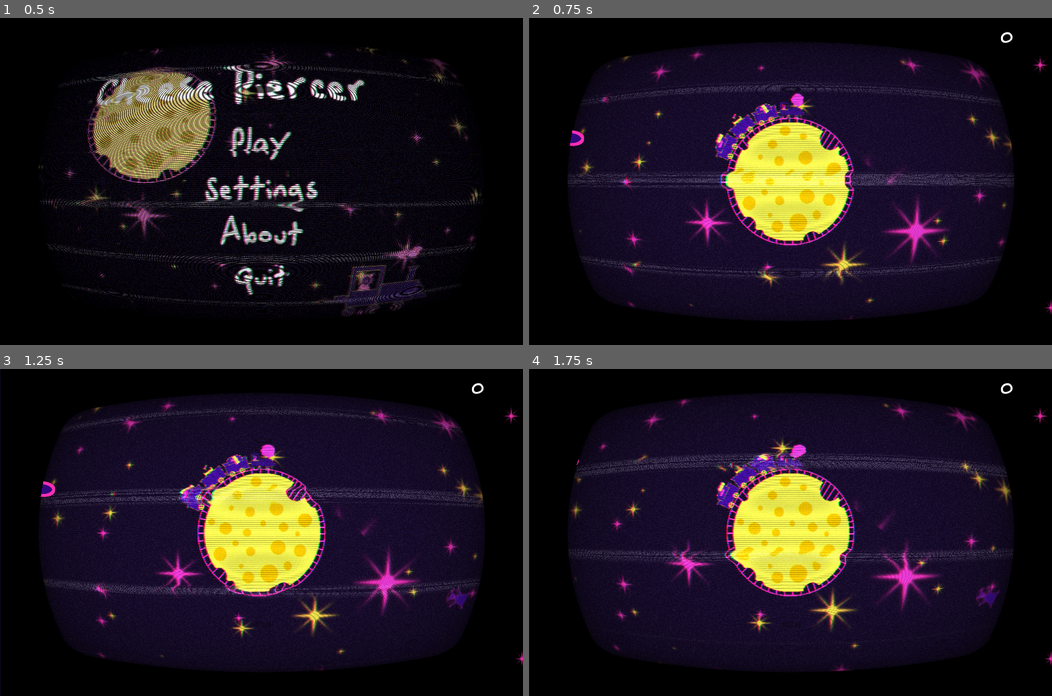
Above: before the commit, frames 1-4 (two rows, left to right).
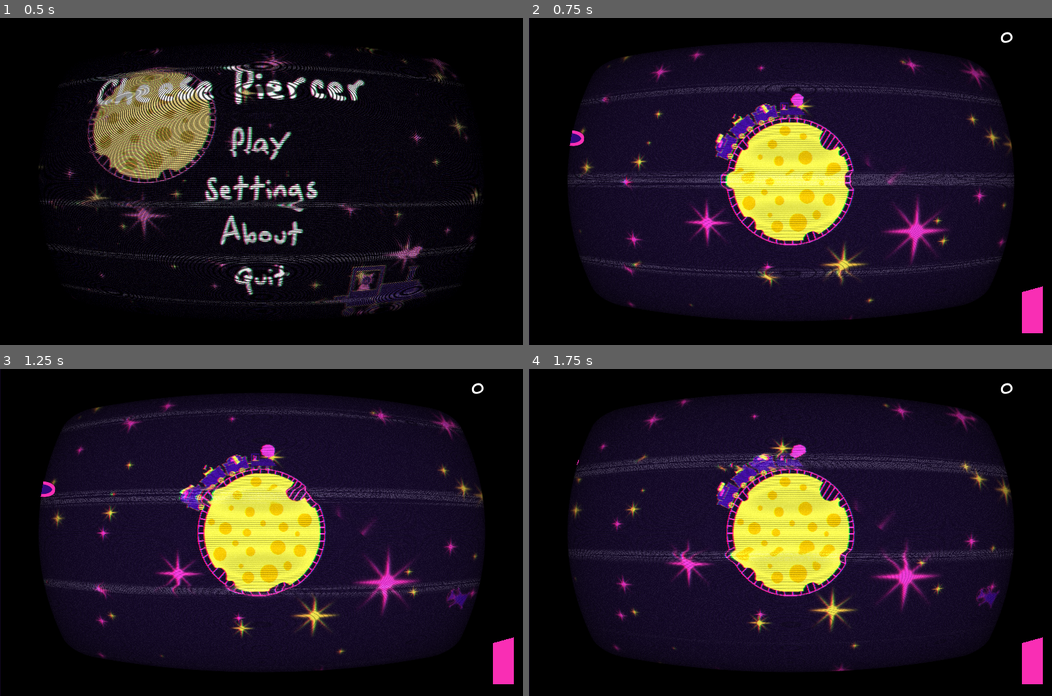
Above: after the commit, the same moments.

Repository: emmdie/MoonGame
Game: Godot game, scene res://scene/UI/MainMenu.tscn
Same seed, same stepped clock (60 frames per second), same inputs: the game is played once before the commit and once after it. The engine's default icon, where the game draws it, is replaced by a stand-in: a white triangle on a blue panel in a dark square.
Inputs (mouse positions are in pixels of both pictures, inside the frame that each line leads up to):
- Up to frame 1 (0.5 s): no input
- Up to frame 2 (0.75 s): click "Play" at 0.5 s
- Up to frame 3 (1.25 s): no input
- Up to frame 4 (1.75 s): move the mouse to (905, 516) at 1.27 s; hold W (speed_up) from 1.28 s (still down); tap 1 (select_cart1) at 1.35 s

Frame 1 is identical in both runs. In frame 2, 0.6% of the frame differs, in the area x 94-100%, y 11-97%; in frame 3, 0.6%; in frame 4, 0.6%.

Commit message:
fixed gamover button and reset train hp

Diff:
--- a/scene/Levels/Level.gd
+++ b/scene/Levels/Level.gd
@@ -2,7 +2,7 @@
 
 var moon_health
 var train_health
-var max_train_health = 10
+var max_train_health = 100
 var dmg_to_train = 10
 var score
 
--- a/scene/Levels/Level.tscn
+++ b/scene/Levels/Level.tscn
@@ -11,8 +11,10 @@
 [ext_resource path="res://assets/art/space/AssetShare/starssmall.png" type="Texture" id=9]
 [ext_resource path="res://scene/Levels/ParallaxBackground.gd" type="Script" id=10]
 [ext_resource path="res://assets/art/space/AssetShare/starsmixed (1).png" type="Texture" id=11]
-[ext_resource path="res://assets/music/Prairie Oyster.wav" type="AudioStream" id=12]
+[ext_resource path="res://assets/art/UI/progressBar/pinkBar.png" type="Texture" id=12]
 [ext_resource path="res://GameOverScreen.tscn" type="PackedScene" id=13]
+[ext_resource path="res://assets/music/Prairie Oyster.wav" type="AudioStream" id=14]
+[ext_resource path="res://assets/art/UI/progressBar/whiteBar.png" type="Texture" id=15]
 
 [sub_resource type="Shader" id=4]
 code = "/*
@@ -333,7 +335,8 @@
 margin_bottom = 1642.0
 rect_rotation = 270.0
 max_value = 1000.0
-texture_under = ExtResource( 11 )
+texture_under = ExtResource( 15 )
+texture_progress = ExtResource( 12 )
 stretch_margin_top = 10
 stretch_margin_bottom = 10
 
--- a/scene/Train/Turrets/Turrets.gd
+++ b/scene/Train/Turrets/Turrets.gd
@@ -26,15 +26,12 @@
 func turn():
 	get_node("Barrel").look_at(get_global_mouse_position())
 
-
-
 func shoot():
 	var b = Bullet.instance()
 	b.global_position = get_node("Barrel/Muzzle").global_position
 	b.global_rotation =  get_node("Barrel/Muzzle").global_rotation
 	b.connect("hit_mouse", self, "_on_Bullet_hit_mouse")
 	get_node('/root').add_child(b)
-
 
 func _on_Bullet_hit_mouse():
 	emit_signal("shot_mouse")
Not shown: 2 places in scene/Levels/Level.tscn that only renumber resources
